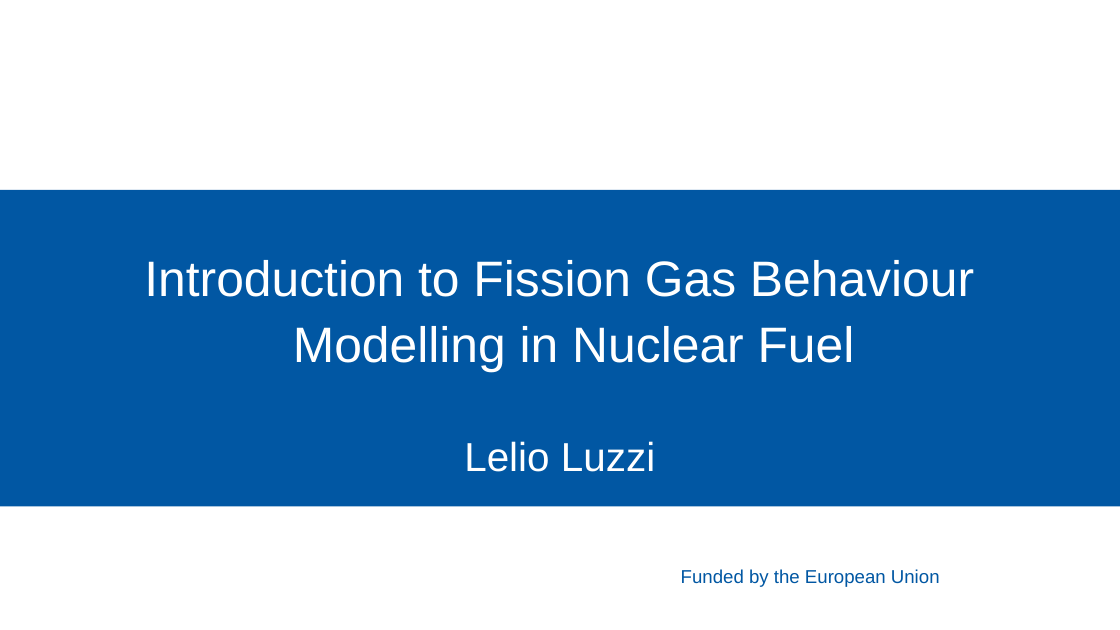
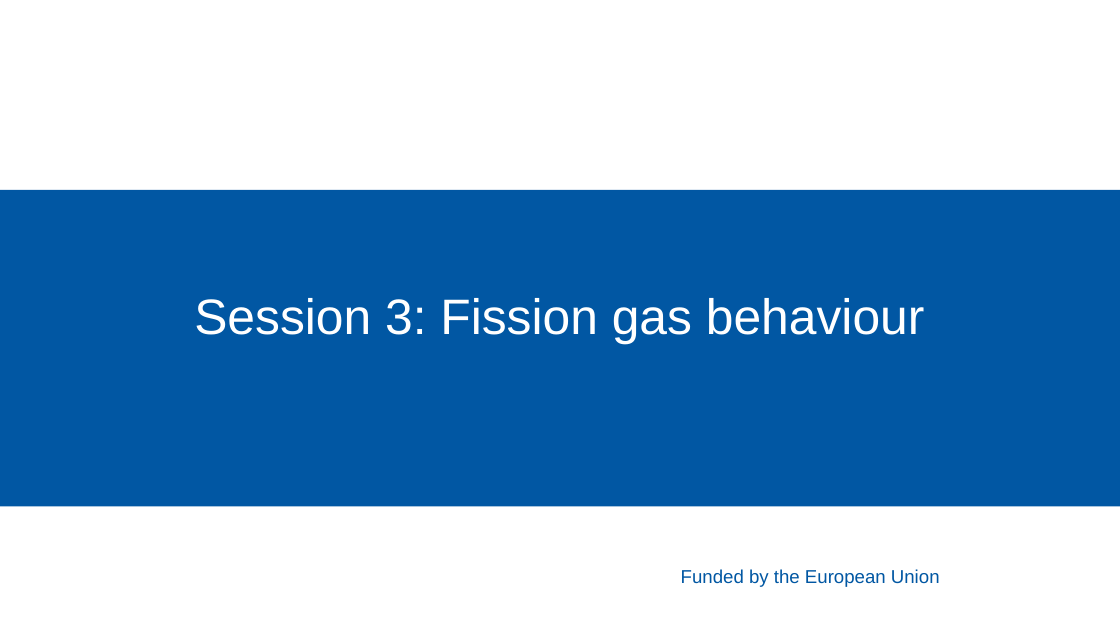
Before and after one commit to sciantix/sciantix-official, a slide deck: slide 1 of slide/MOOC/MOOC SCIANTIX - OperaHPC - V0.pptx. Drawn at 1120x630 pixels with LibreOffice and Linux fonts; fonts in the diff are those of the drawing; background and template pictures are left out. Boxes give left, top, right and bottom in pixels: in the first picture for what was removed or moved away, otherwise in the second. Text is boxed around its words. In the diff, an @@ line names an element or a change of style, - is before the commit and + after.

```diff
--- a/slide/MOOC/MOOC SCIANTIX - OperaHPC - V0.pptx
+++ b/slide/MOOC/MOOC SCIANTIX - OperaHPC - V0.pptx
@@ text at (x1=194, y1=298, x2=925, y2=345): text changed @@
-Introduction to Fission Gas Behaviour Modelling in Nuclear Fuel
-Lelio Luzzi
+Session 3: Fission gas behaviour
```
Also in this commit, not shown: 7 other slides changed, 1 slide added, 8 slides removed.
